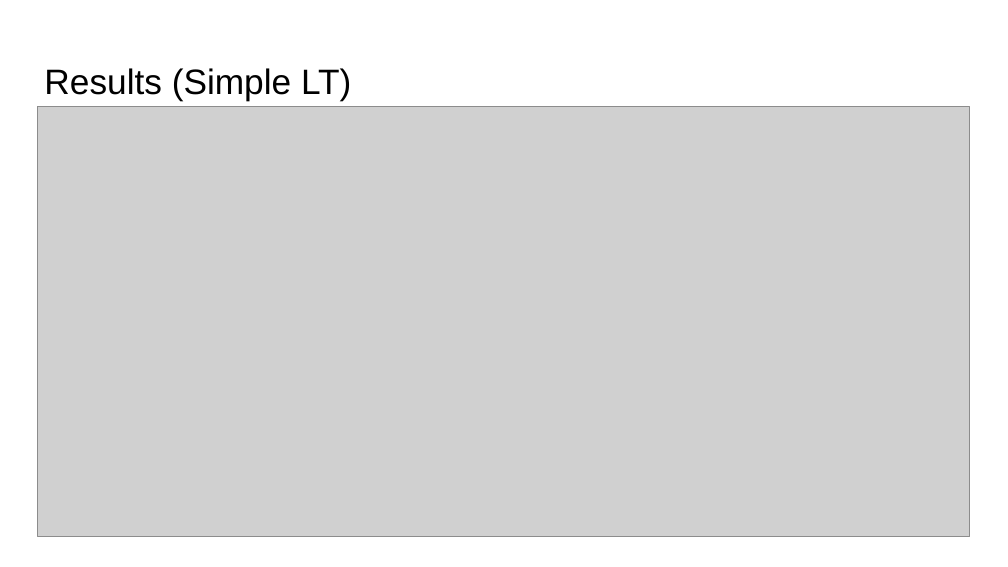
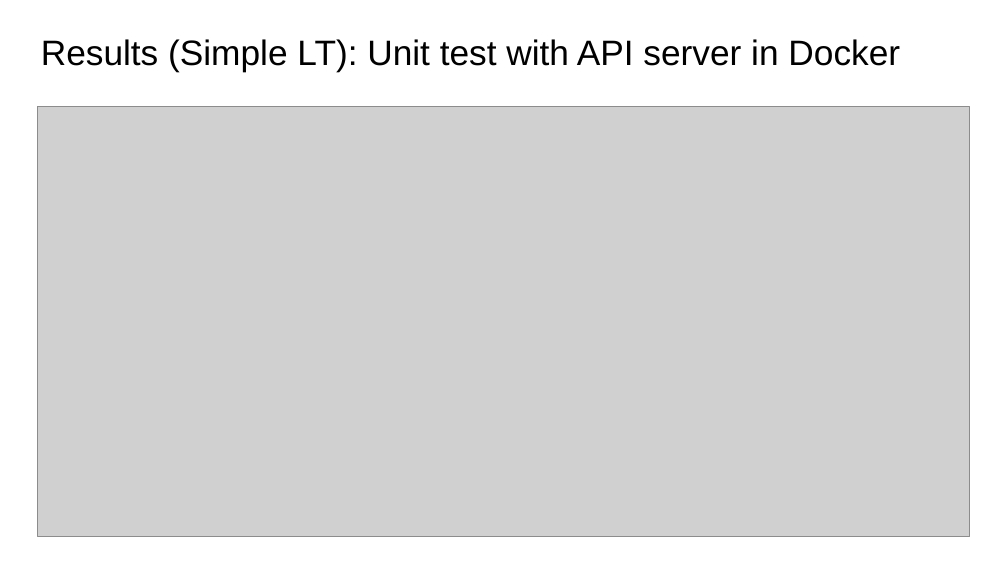
Before and after one commit to yangli2014/bffwith_akka, a slide deck: slide 6 of docs/BFF Akka.pptx (slide 4 before the commit). Drawn at 1008x567 pixels with LibreOffice and Linux fonts; fonts in the diff are those of the drawing; grey boxes stand for pictures. Boxes give left, top, right and bottom in pixels: in the first picture for what was removed or moved away, otherwise in the second. Text is boxed around its words. In the diff, an @@ line names an element or a change of style, - is before the commit and + after.

Commit message:
update presentation

```diff
--- a/docs/BFF Akka.pptx
+++ b/docs/BFF Akka.pptx
@@ title at (x1=41, y1=39, x2=900, y2=72): text changed @@
-Results (Simple LT)
+Results (Simple LT): Unit test with API server in Docker
```
Also in this commit, not shown: 5 slides added, 3 other files.
